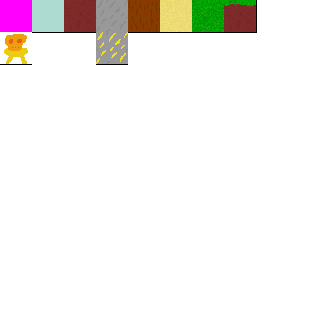
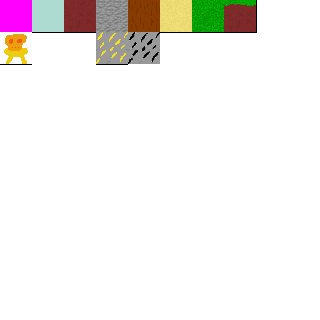
Layer changes from the first 320 x 320 image to the second:
painted on "Alfa" over [96, 0, 160, 64]
